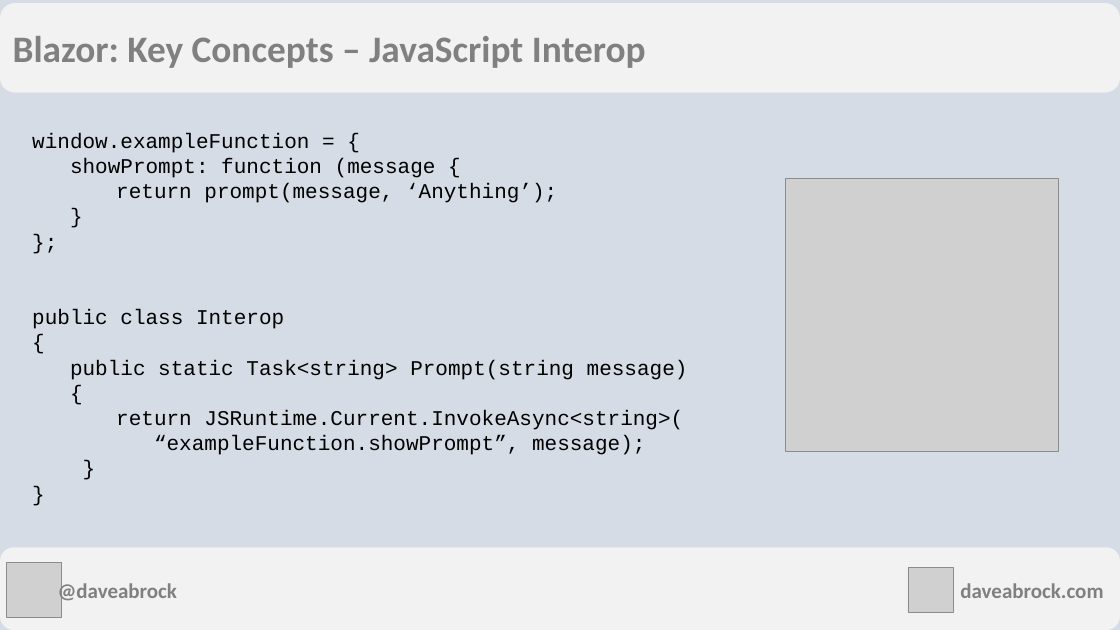
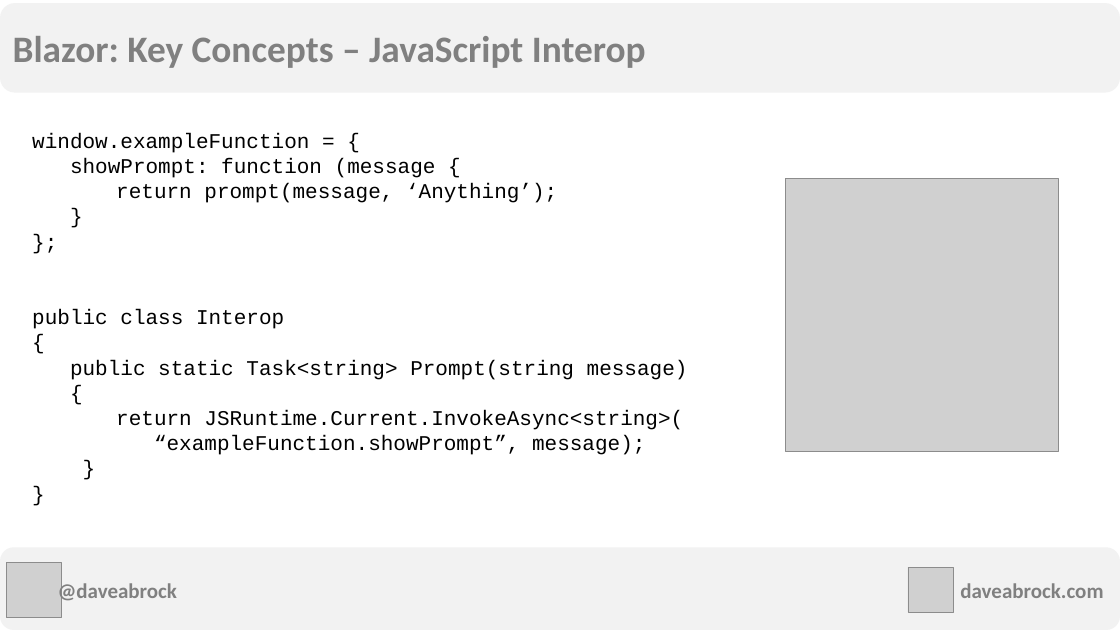
Before and after one commit to daveabrock/csharp-everywhere, a slide deck: slide 23 of slides/C# Everywhere with Blazor.pptx. Drawn at 1120x630 pixels with LibreOffice and Linux fonts; fonts in the diff are those of the drawing; grey boxes stand for pictures. Boxes give left, top, right and bottom in pixels: in the first picture for what was removed or moved away, otherwise in the second. Text is boxed around its words. In the diff, an @@ line names an element or a change of style, - is before the commit and + after.

Commit message:
made code slide with a white background

```diff
--- a/slides/C# Everywhere with Blazor.pptx
+++ b/slides/C# Everywhere with Blazor.pptx
@@ background #D6DCE5 to #FFFFFF @@
```
